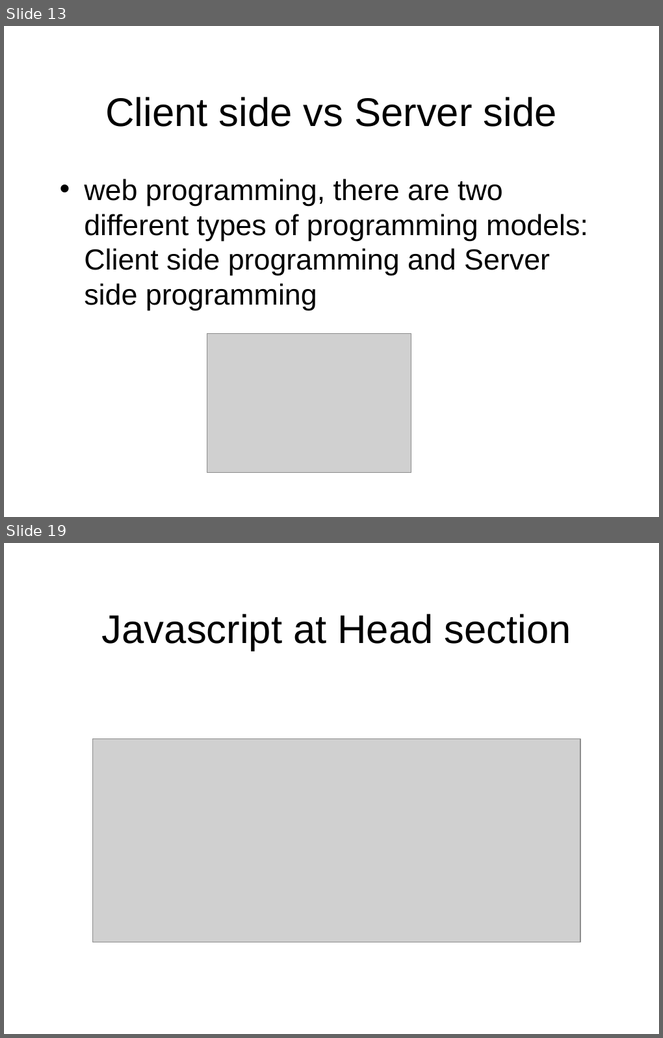
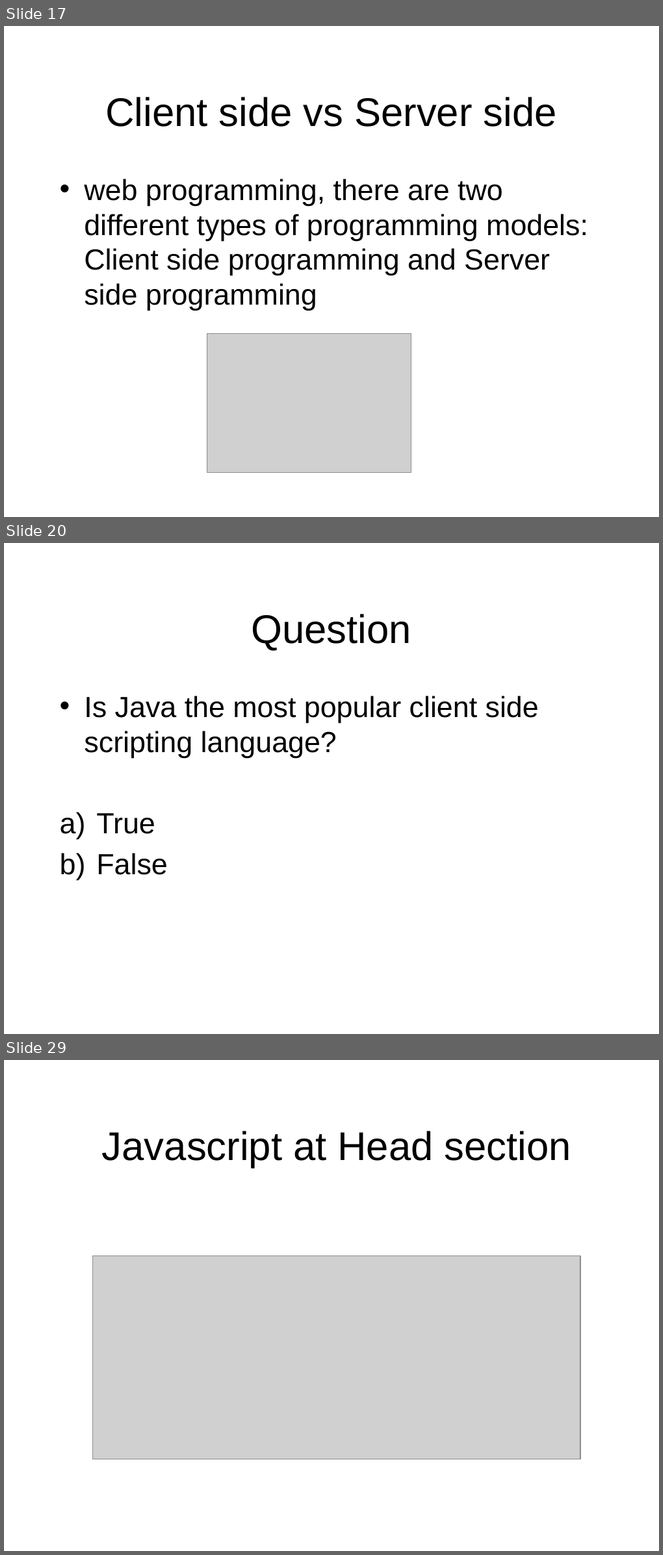
Before and after one commit to octaviordz/zjnu2017.github.io, a slide deck: WAD/lectures/080--Dynamic.vs.Static.Websites.pptx. Shown one above the other, each under a label of ours: slides 13 and 19 before the commit, slides 17, 20 and 29 after it; the slides between them are not shown. The pictures are 663x1038 and 663x1555 pixels, drawn with LibreOffice and Linux fonts; fonts in the diff are those of the drawing; grey boxes stand for pictures. Boxes give left, top, right and bottom in pixels: in the first picture for what was removed or moved away, otherwise in the second. Text is boxed around its words. In the diff, an @@ line names an element or a change of style, - is before the commit and + after.

```diff
--- a/WAD/lectures/080--Dynamic.vs.Static.Websites.pptx
+++ b/WAD/lectures/080--Dynamic.vs.Static.Websites.pptx
@@ slide 20 added at [4, 543, 659, 1034], background #FFFFFF @@
@@ title added at [252, 614, 412, 651], 44 pt, text #000000 @@
+Question
@@ text added at [84, 696, 539, 875], 32 pt, text #000000 @@
+• Is Java the most popular client side scripting language?
+a) True
+b) False
@@ what was slide 13 is now slide 17 @@
@@ what was slide 19 is now slide 29 @@
```
Also in this commit, not shown: 8 slides changed, 9 other slides added.
